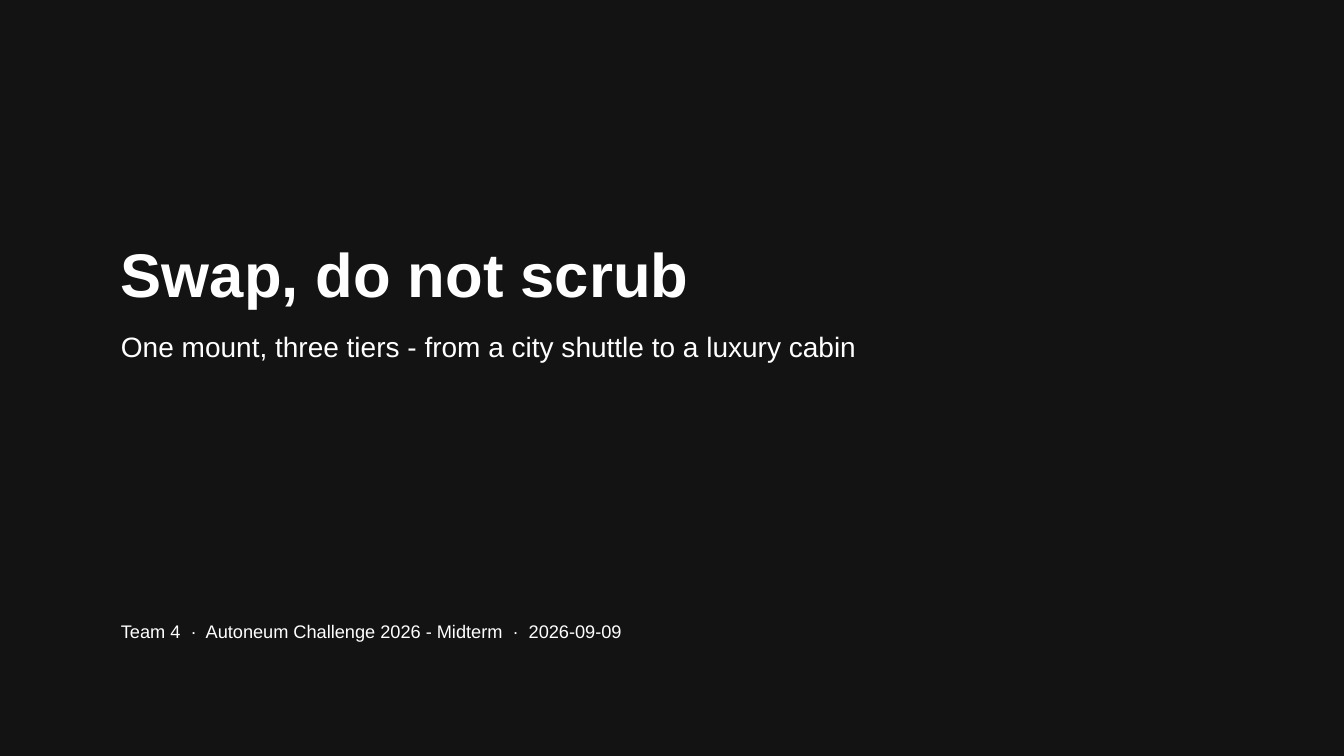
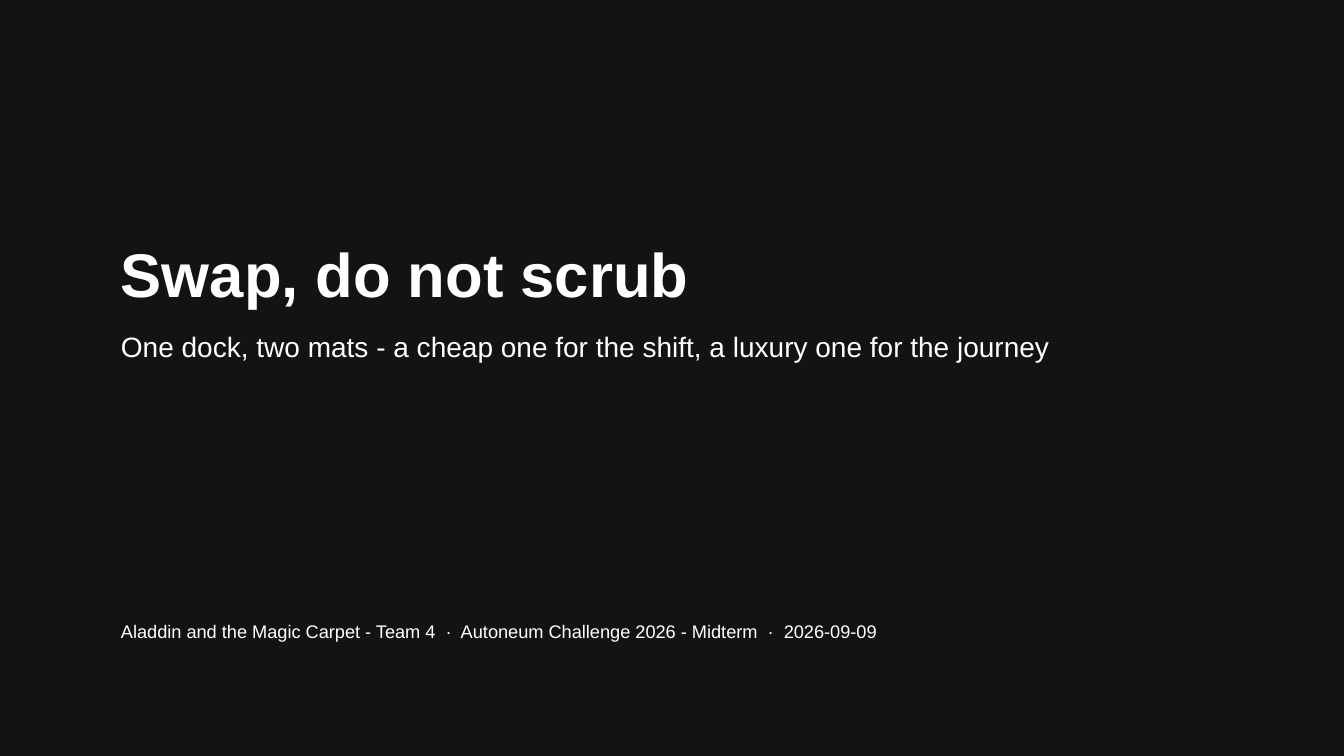
Before and after one commit to Maxlemore97/Autoneum-Challenge-2026, a slide deck: slide 1 of Praesentationen/midterm/Autoneum-Midterm_Team4.pptx. Drawn at 1344x756 pixels with LibreOffice and Linux fonts; fonts in the diff are those of the drawing; background and template pictures are left out; a plain dark background stands for a picture behind light text. Boxes give left, top, right and bottom in pixels: in the first picture for what was removed or moved away, otherwise in the second. Text is boxed around its words. In the diff, an @@ line names an element or a change of style, - is before the commit and + after.

```diff
--- a/Praesentationen/midterm/Autoneum-Midterm_Team4.pptx
+++ b/Praesentationen/midterm/Autoneum-Midterm_Team4.pptx
@@ text at (121,336,1049,362): text changed @@
-One mount, three tiers - from a city shuttle to a luxury cabin
+One dock, two mats - a cheap one for the shift, a luxury one for the journey
@@ text at (121,624,877,642): text changed @@
-Team 4 · Autoneum Challenge 2026 - Midterm · 2026-09-09
+Aladdin and the Magic Carpet - Team 4 · Autoneum Challenge 2026 - Midterm · 2026-09-09
```
Also in this commit, not shown: 6 other slides changed, 11 other files.
